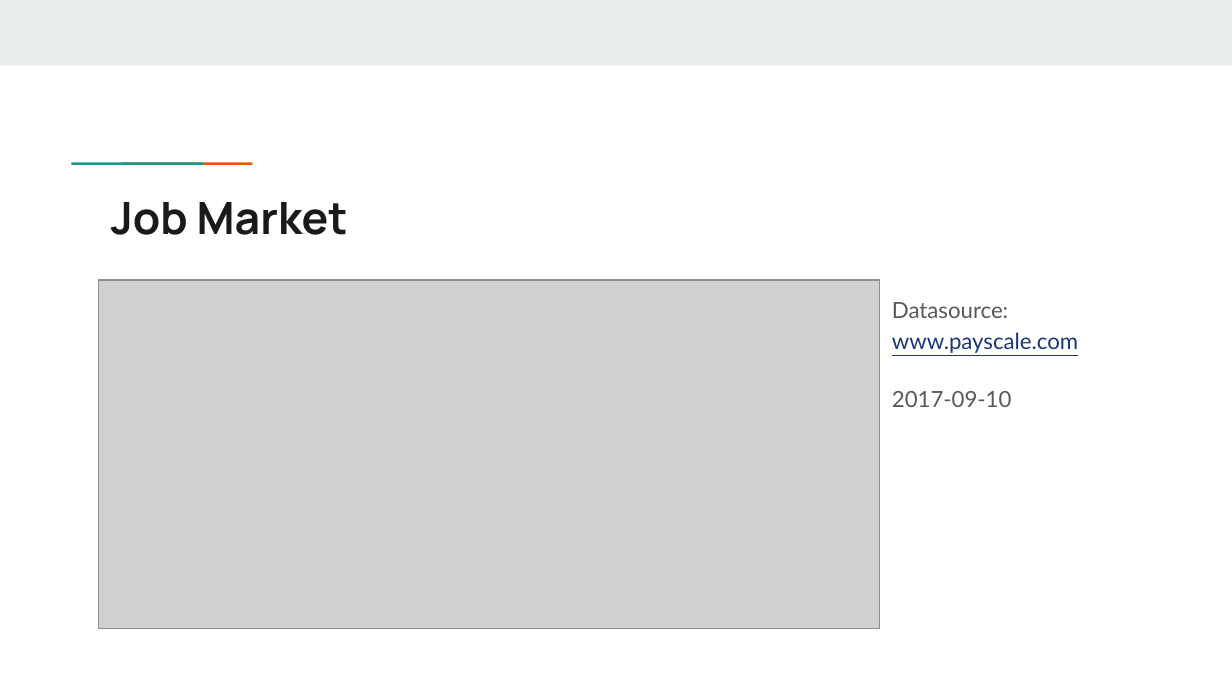
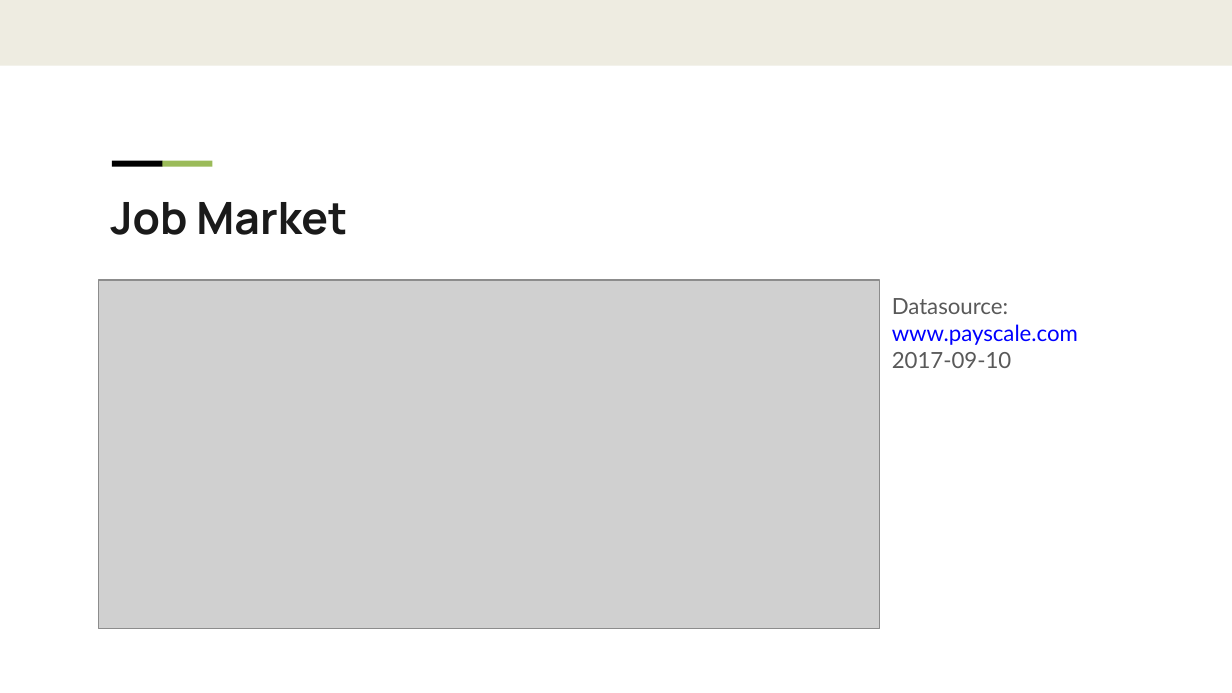
Before and after one commit to liangduo1993/javaee, a slide deck: slide 3 of JaveEE.pptx. Drawn at 1232x693 pixels with LibreOffice and Linux fonts; fonts in the diff are those of the drawing; grey boxes stand for pictures; background and template pictures are left out. Boxes give left, top, right and bottom in pixels: in the first picture for what was removed or moved away, otherwise in the second. Text is boxed around its words. In the diff, an @@ line names an element or a change of style, - is before the commit and + after.

```diff
--- a/JaveEE.pptx
+++ b/JaveEE.pptx
@@ rectangle at bbox=[112, 160, 163, 166]: fill #1A9988 to #000000 @@
@@ rectangle at bbox=[161, 160, 212, 166]: fill #EB5600 to #9BBB59 @@
@@ text "Datasource: www.payscale.com" at bbox=[892, 298, 1078, 368]: text colour #1C3678 to #0000FF in "www.payscale.com"; line spacing 1.15 to 1; less space between paragraphs @@
```
Also in this commit, not shown: 20 other slides changed, 5 slides added, 4 slides removed, 1 other file.
